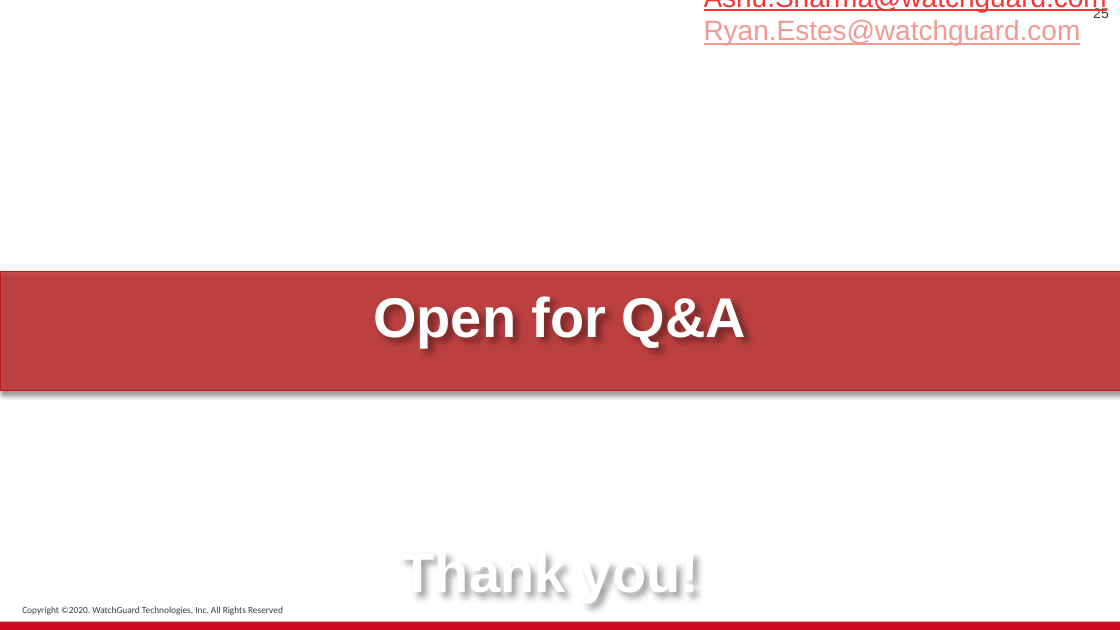
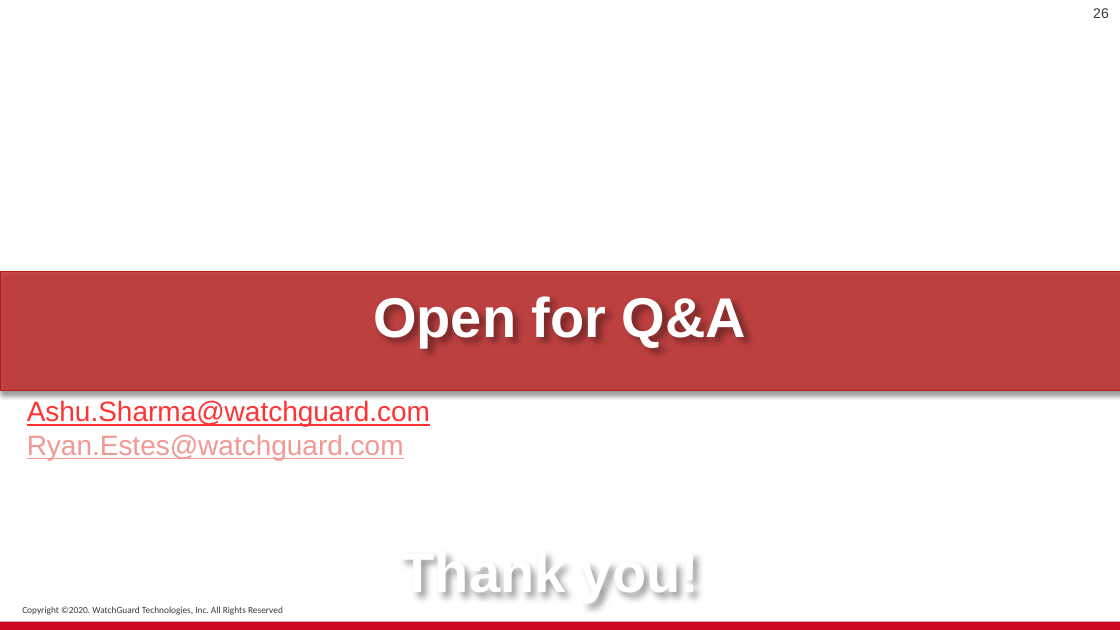
Before and after one commit to ashubits/CyberwarfareTopicPresentation, a slide deck: slide 26 of Tv0.pptx (slide 25 before the commit). Drawn at 1120x630 pixels with LibreOffice and Linux fonts; fonts in the diff are those of the drawing; background and template pictures are left out. Boxes give left, top, right and bottom in pixels: in the first picture for what was removed or moved away, otherwise in the second. Text is boxed around its words. In the diff, an @@ line names an element or a change of style, - is before the commit and + after.

```diff
--- a/Tv0.pptx
+++ b/Tv0.pptx
@@ page number at (x1=1093, y1=8, x2=1109, y2=18): text changed @@
-25
+26
@@ text "Ashu.Sharma@watchguard.com" rewrapped from (x1=704, y1=0, x2=1107, y2=45) to (x1=27, y1=400, x2=430, y2=460) @@
```
Also in this commit, not shown: 2 other slides changed, 1 slide added.
